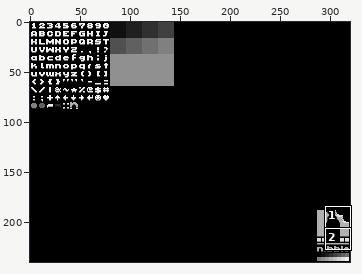
Pixel-art file -- nibble/apps/user/procjam.nib/assets/sheet.ase. Above: a wide view before the commit, with the close-up outlined.
Close-up. Before:
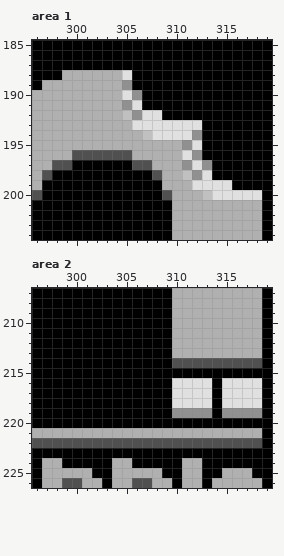
320x240 pixels, 1 frame. Shown: area 1: x 296..319, y 185..204; area 2: x 296..319, y 207..226. The commit also changed other parts of the picture, which this record leaves out.
Now the later version:
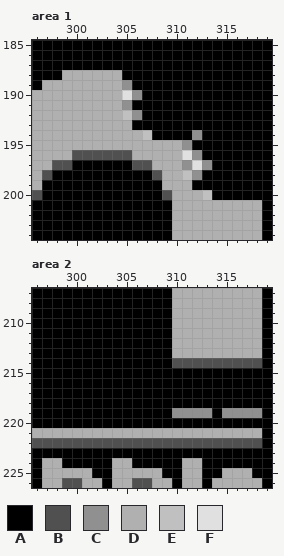
Palette (. is transparent): A #000000  B #505050  C #909090  D #b0b0b0  E #c0c0c0  F #e0e0e0
Edits made:
--- area 1
@@ x 296..319 @@
 187 AAAAAAAAAAAAAAAAAAAAAAAA
-188 AAADDDDDDFAAAAAAAAAAAAAA
+188 AAADDDDDDAAAAAAAAAAAAAAA
 189 ADDDDDDDDCAAAAAAAAAAAAAA
 190 DDDDDDDDDFCAAAAAAAAAAAAA
-191 DDDDDDDDDCFAAAAAAAAAAAAA
-192 DDDDDDDDDECFFAAAAAAAAAAA
-193 DDDDDDDDDDFFFFFFFAAAAAAA
-194 DDDDDDDDDDDEFFFFCAAAAAAA
-195 DDDDDDDDDDDDDDDCFAAAAAAA
+191 DDDDDDDDDCAAAAAAAAAAAAAA
+192 DDDDDDDDDECAAAAAAAAAAAAA
+193 DDDDDDDDDDAAAAAAAAAAAAAA
+194 DDDDDDDDDDDEAAAACAAAAAAA
+195 DDDDDDDDDDDDDDDCAAAAAAAA
 196 DDDDBBBBBBDDDDDFCAAAAAAA
 197 DDBBAAAAAABBDDDCFCAAAAAA
-198 DBAAAAAAAAAABDDECFAAAAAA
-199 DAAAAAAAAAAAADDDFFFFAAAA
-200 BAAAAAAAAAAAABDDDEFFFFFA
+198 DBAAAAAAAAAABDDECAAAAAAA
+199 DAAAAAAAAAAAADDDAAAAAAAA
+200 BAAAAAAAAAAAABDDDEAAAAAA
 201 AAAAAAAAAAAAAADDDDDDDDDA
--- area 2
@@ x 308..319 @@
 215 AAAAAAAAAAAA
-216 AAFFFFAFFFFA
-217 AAFFFFAFFFFA
-218 AAFFFFAFFFFA
+216 AAAAAAAAAAAA
+217 AAAAAAAAAAAA
+218 AAAAAAAAAAAA
 219 AACCCCACCCCA
